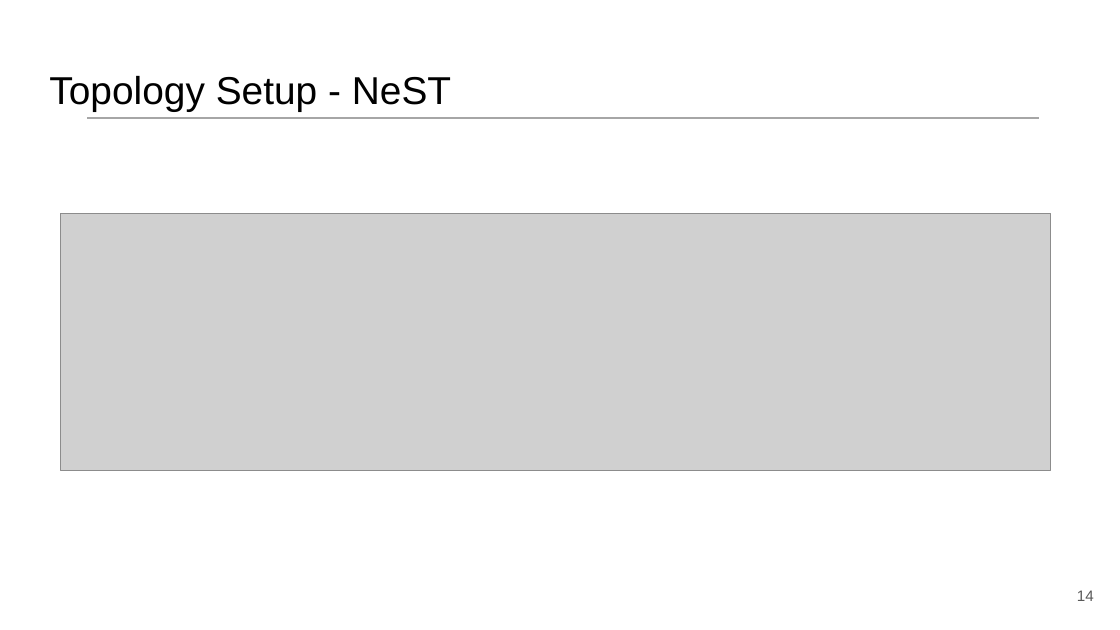
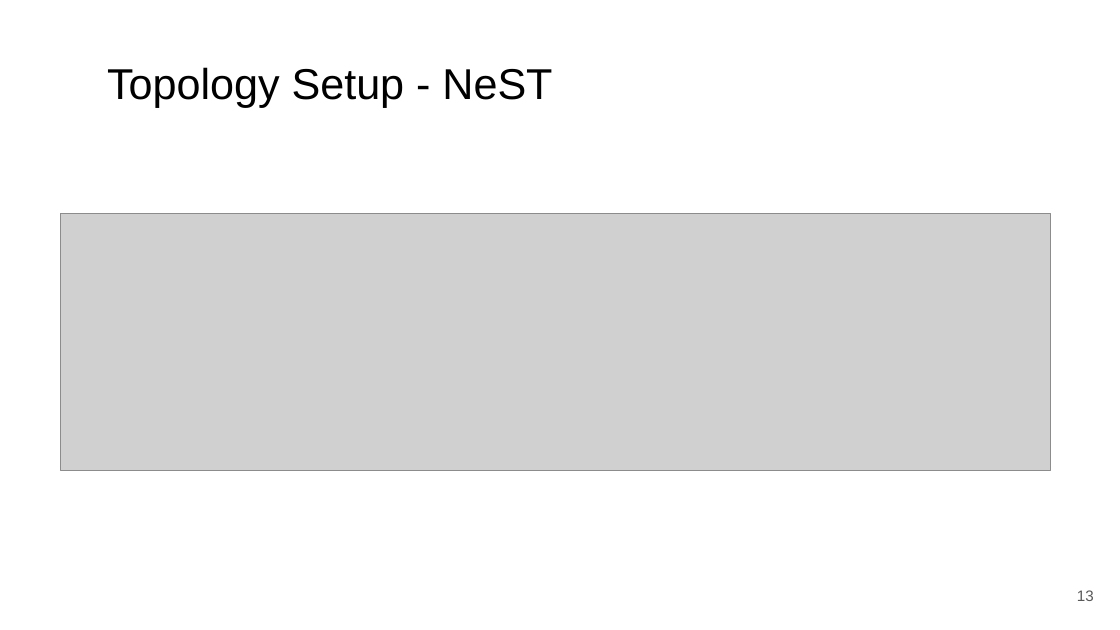
Before and after one commit to network2030/NewIP-Linux, a slide deck: slide 13 of docs/New IP Tutorial --Part-3.pptx (slide 14 before the commit). Drawn at 1120x630 pixels with LibreOffice and Linux fonts; fonts in the diff are those of the drawing; grey boxes stand for pictures. Boxes give left, top, right and bottom in pixels: in the first picture for what was removed or moved away, otherwise in the second. Text is boxed around its words. In the diff, an @@ line names an element or a change of style, - is before the commit and + after.

```diff
--- a/docs/New IP Tutorial --Part-3.pptx
+++ b/docs/New IP Tutorial --Part-3.pptx
@@ title "Topology Setup - NeST": place and size @@
-title "Topology Setup - NeST" at (49, 76, 451, 111)
+title "Topology Setup - NeST" at (107, 67, 552, 107)
@@ title "Topology Setup - NeST" at (107, 67, 552, 107): size 33.3 to 37 pt @@
@@ line removed from (87, 118) to (1040, 118) @@
@@ page number at (1077, 590, 1094, 601): text changed @@
-14
+13
```
Also in this commit, not shown: 16 other slides changed, 1 slide added, 1 slide removed.
